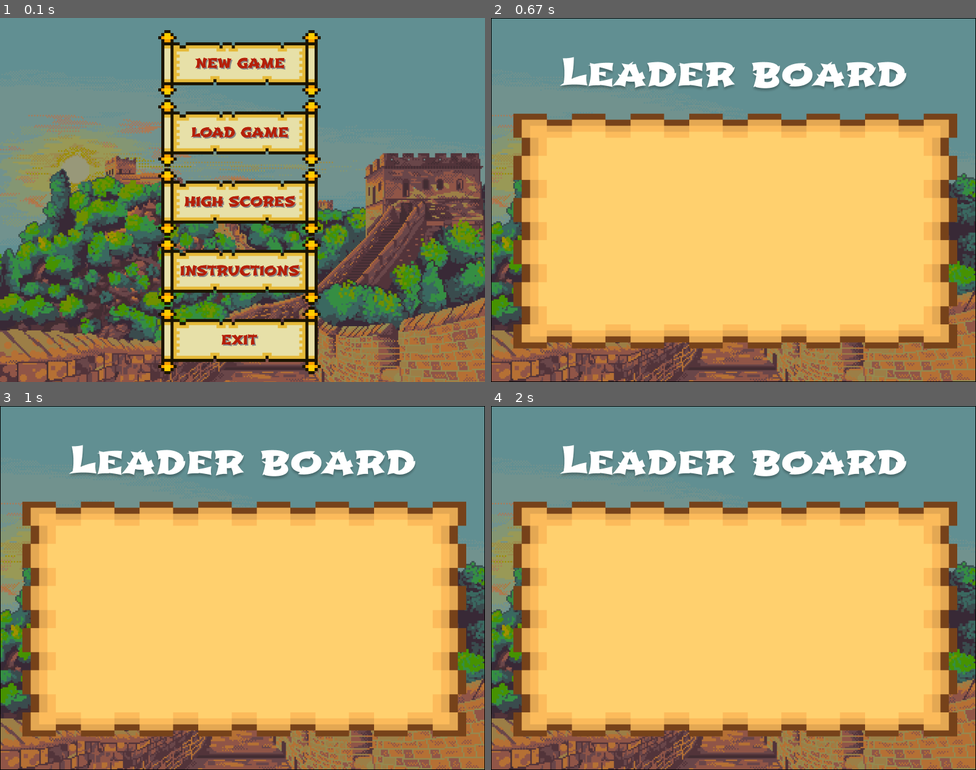
Above: before the commit, frames 1-4 (two rows, left to right).
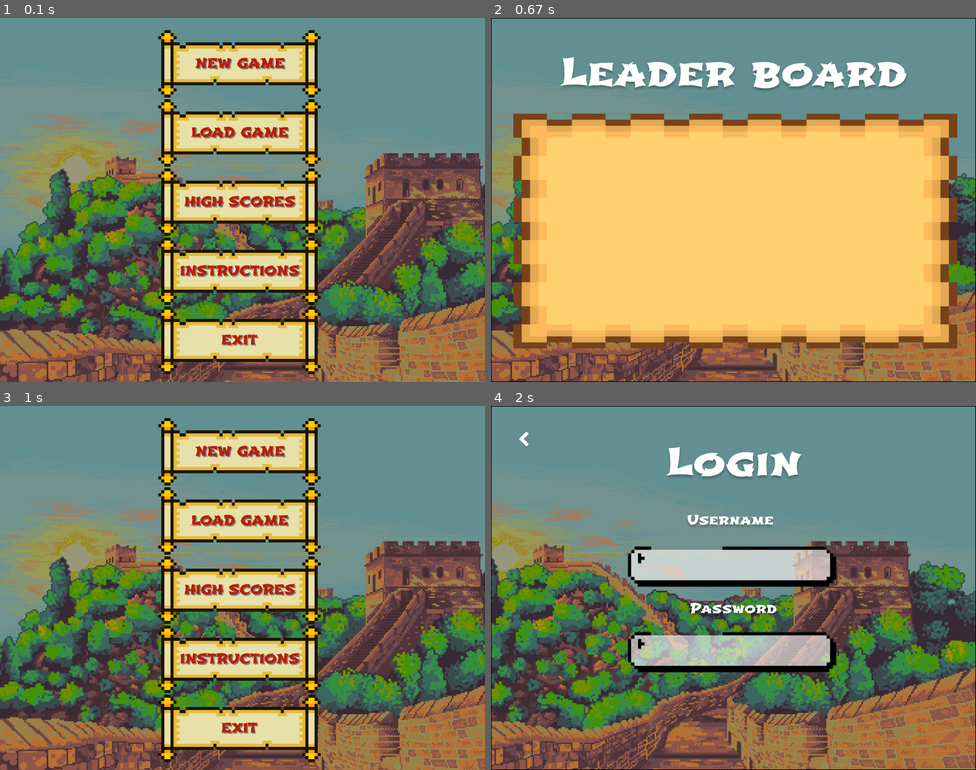
Above: after the commit, the same moments.

Repository: jocelyn-chang/digit-dynasty
Game: pygame game, started from mainMenu.py
Same seed, same stepped clock (60 frames per second), same inputs: the game is played once before the commit and once after it.
Inputs (mouse positions are in pixels of both pictures, inside the frame that each line leads up to):
- Up to frame 1 (0.1 s): no input
- Up to frame 2 (0.67 s): click (733, 200) at 0.38 s
- Up to frame 3 (1 s): click (33, 438) at 0.72 s
- Up to frame 4 (2 s): click (806, 460) at 1.05 s; click (524, 438) at 1.38 s; click (743, 464) at 1.72 s

Frames 1-2 are identical in both runs. In frame 3, 75% of the frame differs, in the area x 0-100%, y 0-100%; in frame 4, 70%.

Commit message:
main menu

Diff:
--- a/mainMenu.py
+++ b/mainMenu.py
@@ -11,6 +11,8 @@
 BACKGROUND = pygame.image.load("images/background.png")
 LOGIN = pygame.image.load("images/login_screen.png")
 HIGH_SCORE = pygame.image.load("images/leaderboard_screen.png")
+BACK = pygame.image.load("images/back_button.png")
+RESIZED_BACK = pygame.image.load("images/resized_back.png")
 
 def get_font(size):
     return pygame.font.Font("fonts/Shojumaru-Regular.ttf", size)
@@ -66,11 +68,15 @@
 # Go to login screen
 def start_game():
     while True:
+        MOUSE_X, MOUSE_Y = pygame.mouse.get_pos()
         GAME_MOUSE_POS = pygame.mouse.get_pos()
 
         SCREEN.blit(LOGIN, (0, 0))
+
         START_BACK = Button(image = "images/back_button.png", pos = (70, 55), text_input = "", font = get_font(15), base_colour = "White", hovering_colour = "#b51f09")
-        START_BACK.changeColour(GAME_MOUSE_POS)
+        if (40<MOUSE_X<75 and 40<MOUSE_Y<70):
+            SCREEN.blit(RESIZED_BACK, (-90,-96))
+
         START_BACK.update(SCREEN)
 
 
@@ -95,7 +101,16 @@
 # Go to the high score table
 def high_score():
     while True:
-        SCORE_MOUSE_POS = pygame.mouse.get_pos()
+        MOUSE_X, MOUSE_Y = pygame.mouse.get_pos()
+        GAME_MOUSE_POS = pygame.mouse.get_pos()
+
+        SCREEN.blit(LOGIN, (0, 0))
+
+        START_BACK = Button(image = "images/back_button.png", pos = (70, 55), text_input = "", font = get_font(15), base_colour = "White", hovering_colour = "#b51f09")
+        if (40<MOUSE_X<75 and 40<MOUSE_Y<70):
+            SCREEN.blit(RESIZED_BACK, (-90,-96))
+
+        START_BACK.update(SCREEN)
 
         SCREEN.blit(HIGH_SCORE, (0, 0))
 
@@ -103,6 +118,9 @@
             if event.type == pygame.QUIT:
                 pygame.quit()
                 sys.exit()
+            if event.type == pygame.MOUSEBUTTONDOWN:
+                if START_BACK.checkInput(GAME_MOUSE_POS):
+                    main_menu()
 
         pygame.display.update()
 
Binary file changed: images/back_button.png
Binary file added: images/resized_back.png
